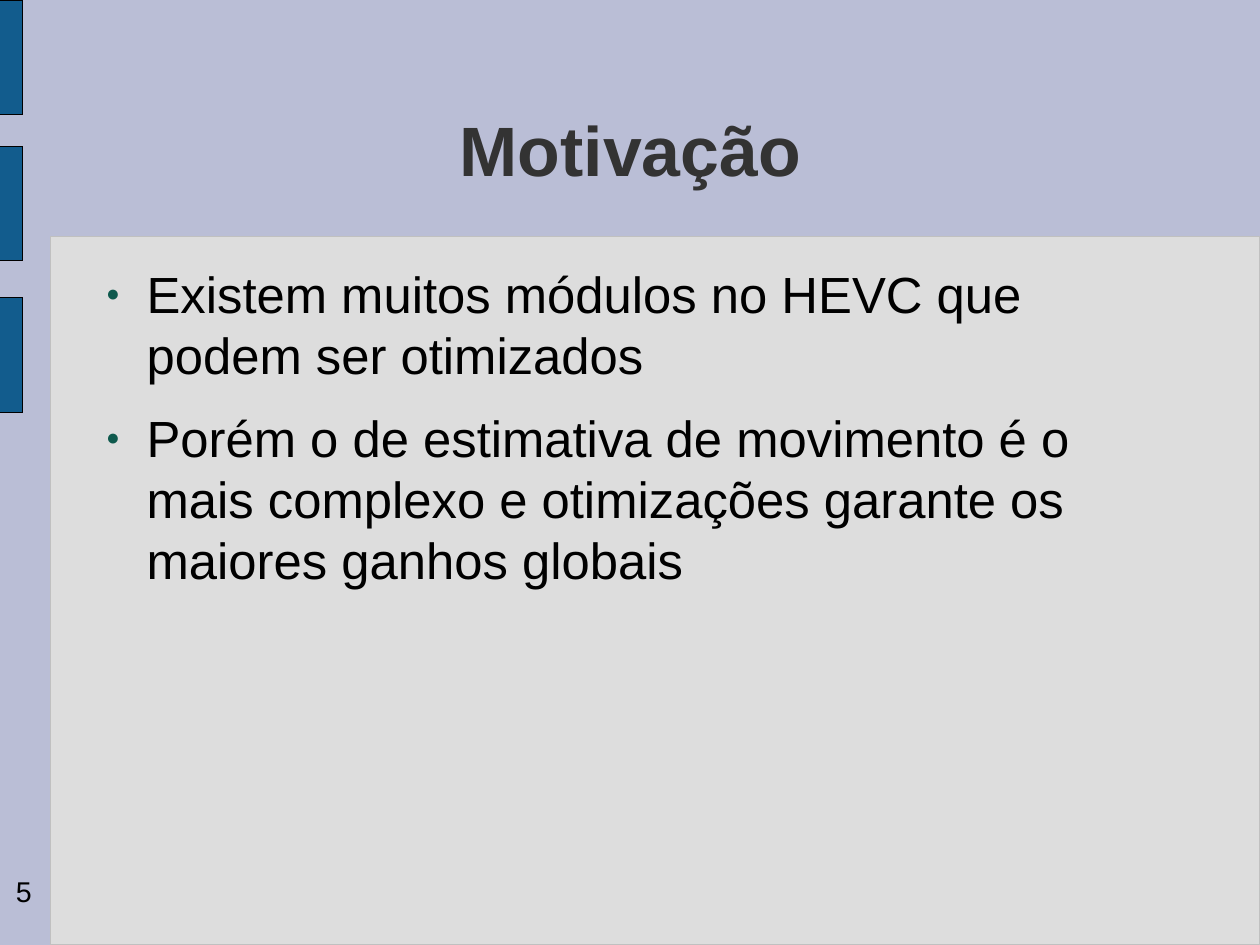
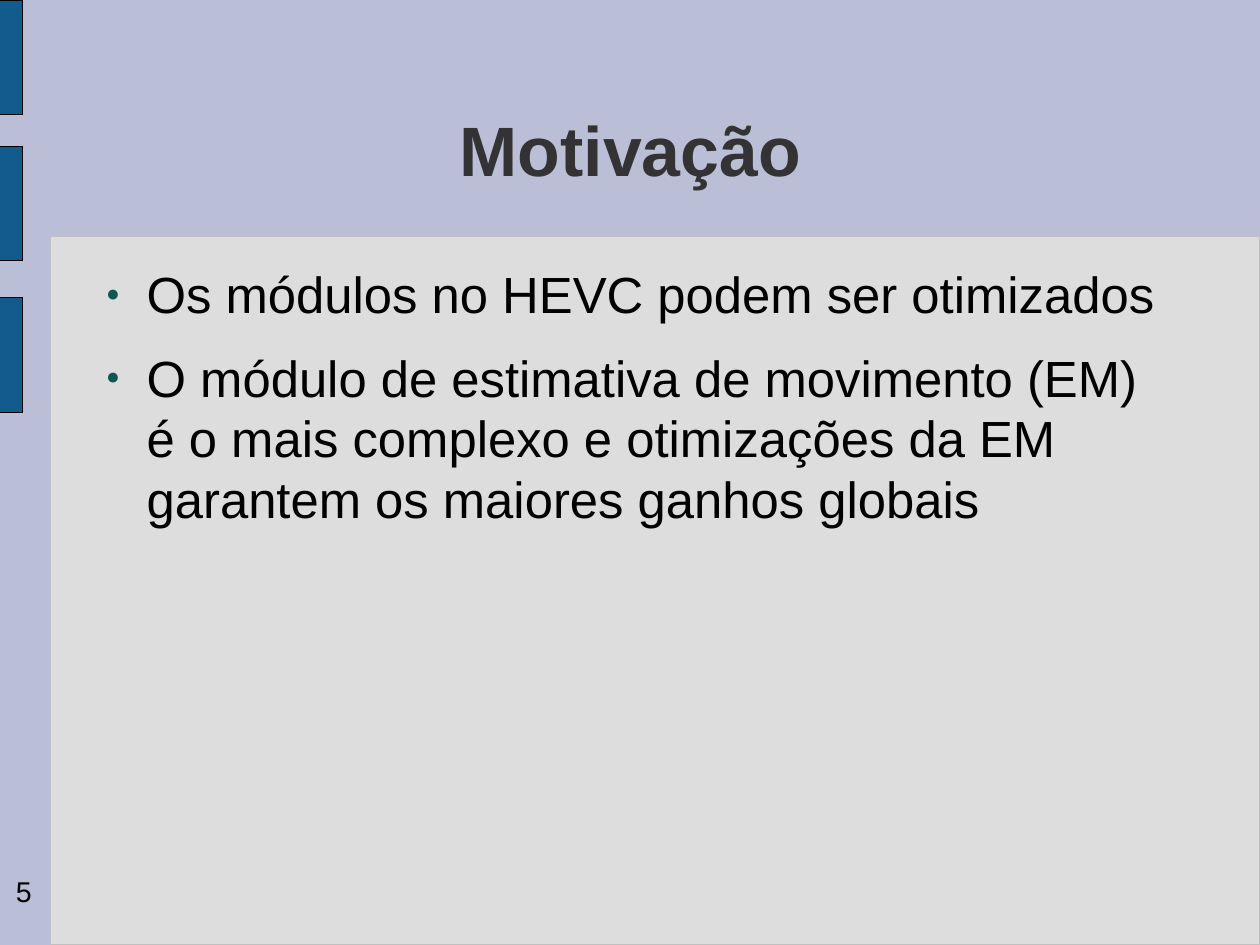
Before and after one commit to gabrieldiego/tg, a slide deck: slide 5 of artigo/apresentacao-tg2.odp. Drawn at 1260x945 pixels with LibreOffice and Linux fonts; fonts in the diff are those of the drawing; background and template pictures are left out. Boxes give left, top, right and bottom in pixels: in the first picture for what was removed or moved away, otherwise in the second. Text is boxed around its words. In the diff, an @@ line names an element or a change of style, - is before the commit and + after.

```diff
--- a/artigo/apresentacao-tg2.odp
+++ b/artigo/apresentacao-tg2.odp
@@ text at bbox=[147, 275, 1154, 529]: text changed @@
-● Existem muitos módulos no HEVC que podem ser otimizados
-● Porém o de estimativa de movimento é o mais complexo e otimizações garante os maiores ganhos globais
+● Os módulos no HEVC podem ser otimizados
+● O módulo de estimativa de movimento (EM) é o mais complexo e otimizações da EM garantem os maiores ganhos globais
```
Also in this commit, not shown: 13 other slides changed, 3 slides added, 1 other file.
